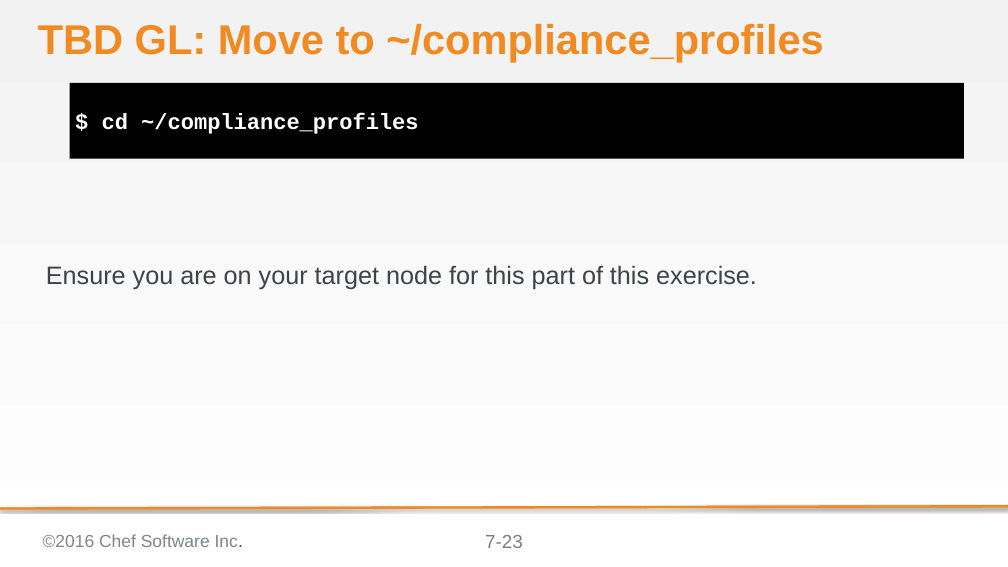
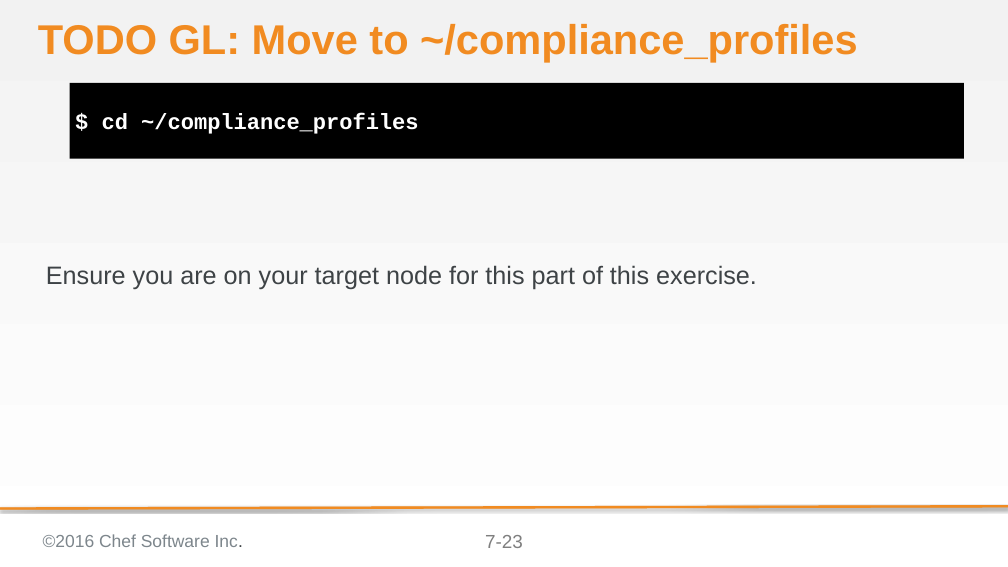
Before and after one commit to bchamby/chef-compliance-installation-configuration-operation, a slide deck: slide 23 of 07-compliance-frameworks-inspec.pptx. Drawn at 1008x567 pixels with LibreOffice and Linux fonts; fonts in the diff are those of the drawing; background and template pictures are left out. Boxes give left, top, right and bottom in pixels: in the first picture for what was removed or moved away, otherwise in the second. Text is boxed around its words. In the diff, an @@ line names an element or a change of style, - is before the commit and + after.

```diff
--- a/07-compliance-frameworks-inspec.pptx
+++ b/07-compliance-frameworks-inspec.pptx
@@ title at [38,24,858,62]: text changed @@
-TBD GL: Move to ~/compliance_profiles
+TODO GL: Move to ~/compliance_profiles
```
Also in this commit, not shown: 1 other slide changed, 1 slide removed, 4 other files.
